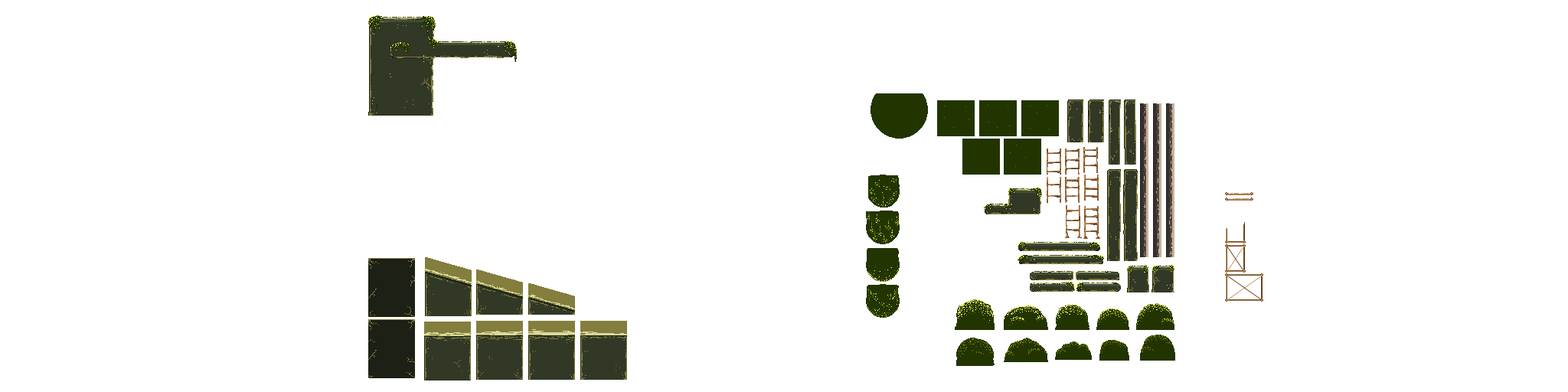
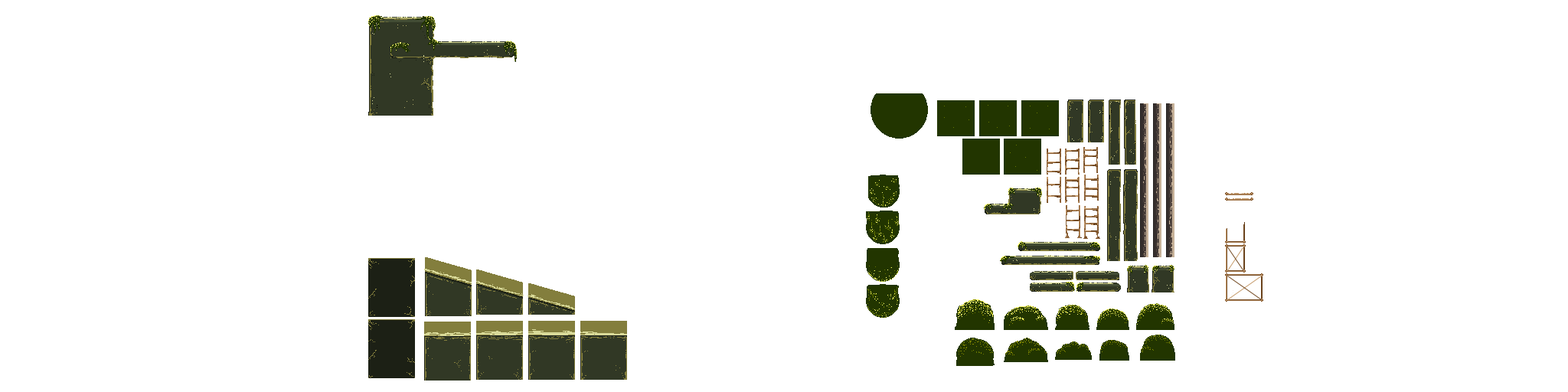
Layer changes from the first 1568 × 392 image to the second:
painted on "PlatformLong1" over (999, 254, 1105, 265)
